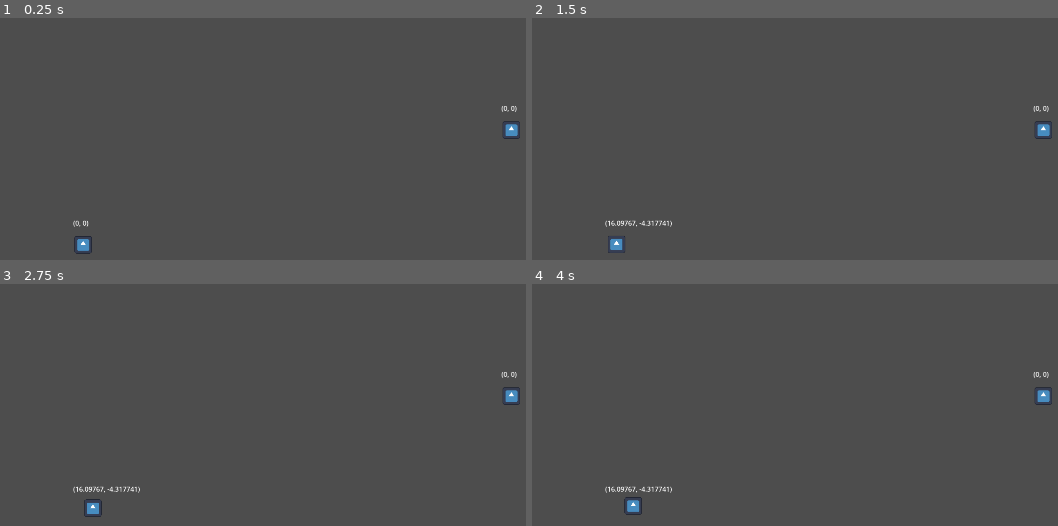
Above: before the commit, frames 1-4 (two rows, left to right).
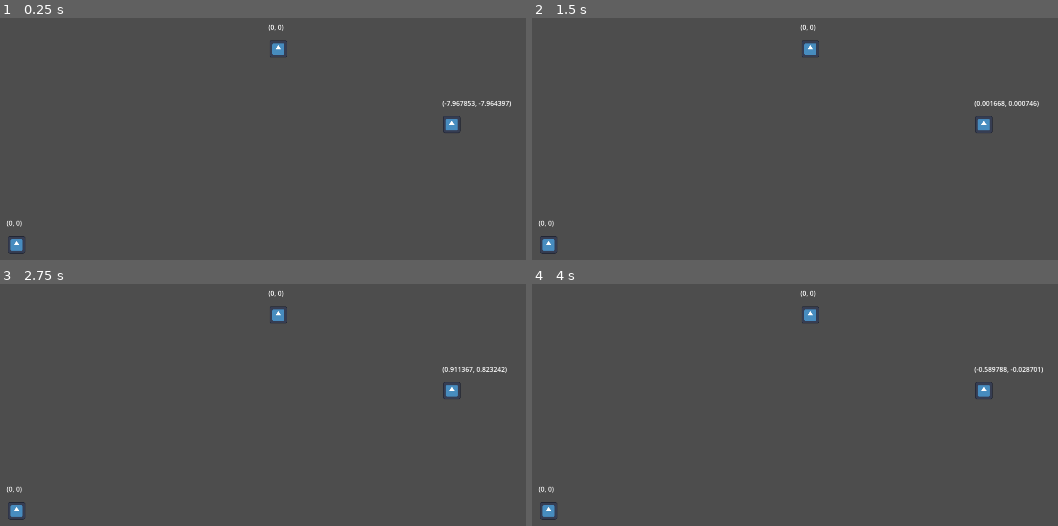
Above: after the commit, the same moments.

Repository: super-Colin/godot-physics-drag
Game: Godot game, scene res://game.tscn
Same seed, same stepped clock (60 frames per second), same inputs: the game is played once before the commit and once after it. The engine's default icon, where the game draws it, is replaced by a stand-in: a white triangle on a blue panel in a dark square.
Inputs (mouse positions are in pixels of both pictures, inside the frame that each line leads up to):
- Up to frame 1 (0.25 s): no input
- Up to frame 2 (1.5 s): move the mouse to (616, 245) at 0.52 s; press the mouse at (616, 245) at 0.53 s; move the mouse to (1042, 129) at 1.27 s; release the mouse at (1042, 129) at 1.28 s; click (1042, 129) at 1.35 s
- Up to frame 3 (2.75 s): move the mouse to (305, 368) at 2.02 s; press the mouse at (305, 368) at 2.03 s
- Up to frame 4 (4 s): move the mouse to (outside the picture) at 2.77 s; release the mouse at (outside the picture) at 2.78 s; click (outside the picture) at 2.85 s; move the mouse to (outside the picture) at 3.52 s; press the mouse at (outside the picture) at 3.53 s

The runs differ from the first frame. In frame 1, 1.1% of the frame differs, in the area x 1-99%, y 2-98%; in frame 2, 1.2%; in frame 3, 1.2%; in frame 4, 1.2%.

Commit message:
added chamber magnet bars

Diff:
--- a/barrel.tscn
+++ b/barrel.tscn
@@ -9,14 +9,14 @@
 [node name="Barrel" type="Node2D"]
 
 [node name="North" type="Area2D" parent="."]
-gravity_space_override = 3
+gravity_space_override = 1
 
 [node name="CollisionShape2D" type="CollisionShape2D" parent="North"]
 position = Vector2(0, -67)
 shape = SubResource("RectangleShape2D_aq3h7")
 
 [node name="North2" type="Area2D" parent="."]
-gravity_space_override = 3
+gravity_space_override = 1
 gravity = 400.0
 
 [node name="CollisionShape2D" type="CollisionShape2D" parent="North2"]
@@ -24,7 +24,7 @@
 shape = SubResource("RectangleShape2D_ods5d")
 
 [node name="South" type="Area2D" parent="."]
-gravity_space_override = 3
+gravity_space_override = 1
 gravity_point_center = Vector2(0, -1)
 gravity_direction = Vector2(0, -1)
 
@@ -33,7 +33,7 @@
 shape = SubResource("RectangleShape2D_aq3h7")
 
 [node name="South2" type="Area2D" parent="."]
-gravity_space_override = 3
+gravity_space_override = 1
 gravity_point_center = Vector2(0, -1)
 gravity_direction = Vector2(0, -1)
 gravity = 400.0
--- /dev/null
+++ b/chamber.tscn
@@ -0,0 +1,272 @@
+[gd_scene load_steps=7 format=3 uid="uid://wx8qryyffkhy"]
+
+[ext_resource type="PackedScene" uid="uid://dovba76u65cbw" path="res://particle.tscn" id="1_4712i"]
+
+[sub_resource type="RectangleShape2D" id="RectangleShape2D_gd7g0"]
+size = Vector2(502, 155)
+
+[sub_resource type="RectangleShape2D" id="RectangleShape2D_0wp3g"]
+size = Vector2(501.875, 77)
+
+[sub_resource type="RectangleShape2D" id="RectangleShape2D_8l4l2"]
+size = Vector2(468.938, 47.375)
+
+[sub_resource type="RectangleShape2D" id="RectangleShape2D_kcexp"]
+size = Vector2(336, 9.75)
+
+[sub_resource type="CircleShape2D" id="CircleShape2D_6x2m8"]
+radius = 69.5845
+
+[node name="Chamber" type="Node2D"]
+
+[node name="Walls" type="StaticBody2D" parent="."]
+
+[node name="CollisionPolygon2D" type="CollisionPolygon2D" parent="Walls"]
+polygon = PackedVector2Array(-387, -115, -7, -324, 130, -299, 231, -240, 298, -145, 332, -4, 309, 116, 235, 220, 143, 293, -3, 327, -395, 110, -1, 519, 566, 3, -9, -505)
+
+[node name="MagnetBar" type="Node2D" parent="."]
+position = Vector2(0, -94)
+metadata/_edit_group_ = true
+
+[node name="North" type="Area2D" parent="MagnetBar"]
+gravity_space_override = 1
+gravity = 1200.0
+linear_damp_space_override = 3
+linear_damp = 2.0
+angular_damp_space_override = 3
+angular_damp = 0.2
+
+[node name="CollisionShape2D" type="CollisionShape2D" parent="MagnetBar/North"]
+position = Vector2(0, -155)
+shape = SubResource("RectangleShape2D_gd7g0")
+
+[node name="North2" type="Area2D" parent="MagnetBar"]
+gravity_space_override = 1
+linear_damp_space_override = 3
+linear_damp = 2.0
+angular_damp_space_override = 3
+angular_damp = 0.2
+
+[node name="CollisionShape2D" type="CollisionShape2D" parent="MagnetBar/North2"]
+position = Vector2(0, -36.5)
+shape = SubResource("RectangleShape2D_0wp3g")
+
+[node name="North3" type="Area2D" parent="MagnetBar"]
+gravity_space_override = 1
+gravity = 400.0
+linear_damp_space_override = 3
+linear_damp = 2.0
+angular_damp_space_override = 3
+angular_damp = 0.2
+
+[node name="CollisionShape2D" type="CollisionShape2D" parent="MagnetBar/North3"]
+position = Vector2(0, 27.6875)
+shape = SubResource("RectangleShape2D_8l4l2")
+
+[node name="North4" type="Area2D" parent="MagnetBar"]
+gravity_space_override = 1
+gravity = 100.0
+linear_damp_space_override = 3
+linear_damp = 2.0
+angular_damp_space_override = 3
+angular_damp = 0.2
+
+[node name="CollisionShape2D" type="CollisionShape2D" parent="MagnetBar/North4"]
+position = Vector2(0, 59)
+shape = SubResource("RectangleShape2D_kcexp")
+
+[node name="MagnetBar2" type="Node2D" parent="."]
+position = Vector2(89, 0)
+rotation = 1.5708
+metadata/_edit_group_ = true
+
+[node name="North" type="Area2D" parent="MagnetBar2"]
+gravity_space_override = 1
+gravity_point_center = Vector2(-1, 0)
+gravity_direction = Vector2(-1, 0)
+gravity = 1200.0
+linear_damp_space_override = 3
+linear_damp = 2.0
+angular_damp_space_override = 3
+angular_damp = 0.2
+
+[node name="CollisionShape2D" type="CollisionShape2D" parent="MagnetBar2/North"]
+position = Vector2(0, -155)
+shape = SubResource("RectangleShape2D_gd7g0")
+
+[node name="North2" type="Area2D" parent="MagnetBar2"]
+gravity_space_override = 1
+gravity_point_center = Vector2(-1, 0)
+gravity_direction = Vector2(-1, 0)
+linear_damp_space_override = 3
+linear_damp = 2.0
+angular_damp_space_override = 3
+angular_damp = 0.2
+
+[node name="CollisionShape2D" type="CollisionShape2D" parent="MagnetBar2/North2"]
+position = Vector2(0, -36.5)
+shape = SubResource("RectangleShape2D_0wp3g")
+
+[node name="North3" type="Area2D" parent="MagnetBar2"]
+gravity_space_override = 1
+gravity_point_center = Vector2(-1, 0)
+gravity_direction = Vector2(-1, 0)
+gravity = 400.0
+linear_damp_space_override = 3
+linear_damp = 2.0
+angular_damp_space_override = 3
+angular_damp = 0.2
+
+[node name="CollisionShape2D" type="CollisionShape2D" parent="MagnetBar2/North3"]
+position = Vector2(0, 27.6875)
+shape = SubResource("RectangleShape2D_8l4l2")
+
+[node name="North4" type="Area2D" parent="MagnetBar2"]
+gravity_space_override = 1
+gravity_point_center = Vector2(-1, 0)
+gravity_direction = Vector2(-1, 0)
+gravity = 100.0
+linear_damp_space_override = 3
+linear_damp = 2.0
+angular_damp_space_override = 3
+angular_damp = 0.2
+
+[node name="CollisionShape2D" type="CollisionShape2D" parent="MagnetBar2/North4"]
+position = Vector2(-2.57924e-05, 59)
+shape = SubResource("RectangleShape2D_kcexp")
+
+[node name="MagnetBar3" type="Node2D" parent="."]
+position = Vector2(0, 95)
+rotation = 3.14159
+metadata/_edit_group_ = true
+
+[node name="North" type="Area2D" parent="MagnetBar3"]
+gravity_space_override = 1
+gravity_point_center = Vector2(0, -1)
+gravity_direction = Vector2(0, -1)
+gravity = 1200.0
+linear_damp_space_override = 3
+linear_damp = 2.0
+angular_damp_space_override = 3
+angular_damp = 0.2
+
+[node name="CollisionShape2D" type="CollisionShape2D" parent="MagnetBar3/North"]
+position = Vector2(0, -155)
+shape = SubResource("RectangleShape2D_gd7g0")
+
+[node name="North2" type="Area2D" parent="MagnetBar3"]
+gravity_space_override = 1
+gravity_point_center = Vector2(0, -1)
+gravity_direction = Vector2(0, -1)
+linear_damp_space_override = 3
+linear_damp = 2.0
+angular_damp_space_override = 3
+angular_damp = 0.2
+
+[node name="CollisionShape2D" type="CollisionShape2D" parent="MagnetBar3/North2"]
+position = Vector2(0, -36.5)
+shape = SubResource("RectangleShape2D_0wp3g")
+
+[node name="North3" type="Area2D" parent="MagnetBar3"]
+gravity_space_override = 1
+gravity_point_center = Vector2(0, -1)
+gravity_direction = Vector2(0, -1)
+gravity = 400.0
+linear_damp_space_override = 3
+linear_damp = 2.0
+angular_damp_space_override = 3
+angular_damp = 0.2
+
+[node name="CollisionShape2D" type="CollisionShape2D" parent="MagnetBar3/North3"]
+position = Vector2(0, 27.6875)
+shape = SubResource("RectangleShape2D_8l4l2")
+
+[node name="North4" type="Area2D" parent="MagnetBar3"]
+gravity_space_override = 1
+gravity_point_center = Vector2(0, -1)
+gravity_direction = Vector2(0, -1)
+gravity = 100.0
+linear_damp_space_override = 3
+linear_damp = 2.0
+angular_damp_space_override = 3
+angular_damp = 0.2
+
+[node name="CollisionShape2D" type="CollisionShape2D" parent="MagnetBar3/North4"]
+position = Vector2(1.80632e-05, 59)
+shape = SubResource("RectangleShape2D_kcexp")
+
+[node name="MagnetBar4" type="Node2D" parent="."]
+position = Vector2(-90, 0)
+rotation = -1.5708
+metadata/_edit_group_ = true
+
+[node name="North" type="Area2D" parent="MagnetBar4"]
+gravity_space_override = 1
+gravity_point_center = Vector2(1, 0)
+gravity_direction = Vector2(1, 0)
+gravity = 1200.0
+linear_damp_space_override = 3
+linear_damp = 2.0
+angular_damp_space_override = 3
+angular_damp = 0.2
+
+[node name="CollisionShape2D" type="CollisionShape2D" parent="MagnetBar4/North"]
+position = Vector2(0, -155)
+shape = SubResource("RectangleShape2D_gd7g0")
+
+[node name="North2" type="Area2D" parent="MagnetBar4"]
+gravity_space_override = 1
+gravity_point_center = Vector2(1, 0)
+gravity_direction = Vector2(1, 0)
+linear_damp_space_override = 3
+linear_damp = 2.0
+angular_damp_space_override = 3
+angular_damp = 0.2
+
+[node name="CollisionShape2D" type="CollisionShape2D" parent="MagnetBar4/North2"]
+position = Vector2(0, -36.5)
+shape = SubResource("RectangleShape2D_0wp3g")
+
+[node name="North3" type="Area2D" parent="MagnetBar4"]
+gravity_space_override = 1
+gravity_point_center = Vector2(1, 0)
+gravity_direction = Vector2(1, 0)
+gravity = 400.0
+linear_damp_space_override = 3
+linear_damp = 2.0
+angular_damp_space_override = 3
+angular_damp = 0.2
+
+[node name="CollisionShape2D" type="CollisionShape2D" parent="MagnetBar4/North3"]
+position = Vector2(0, 27.6875)
+shape = SubResource("RectangleShape2D_8l4l2")
+
+[node name="North4" type="Area2D" parent="MagnetBar4"]
+gravity_space_override = 1
+gravity_point_center = Vector2(1, 0)
+gravity_direction = Vector2(1, 0)
+gravity = 100.0
+linear_damp_space_override = 3
+linear_damp = 2.0
+angular_damp_space_override = 3
+angular_damp = 0.2
+
+[node name="CollisionShape2D" type="CollisionShape2D" parent="MagnetBar4/North4"]
+position = Vector2(0, 58.125)
+shape = SubResource("RectangleShape2D_kcexp")
+
+[node name="Area2D" type="Area2D" parent="."]
+gravity_space_override = 1
+gravity_point = true
+gravity_point_center = Vector2(0, 0)
+gravity_direction = Vector2(0, 0)
+gravity = 100.0
+linear_damp_space_override = 1
+linear_damp = 0.5
+
+[node name="CollisionShape2D" type="CollisionShape2D" parent="Area2D"]
+shape = SubResource("CircleShape2D_6x2m8")
+debug_color = Color(0.853005, 0.255267, 0.674191, 0.42)
+
+[node name="Particle" parent="." instance=ExtResource("1_4712i")]
+position = Vector2(1, 1)
--- /dev/null
+++ b/fusion_explosion.tscn
@@ -0,0 +1,43 @@
+[gd_scene load_steps=8 format=3 uid="uid://cdirysn3rm02g"]
+
+[sub_resource type="Curve" id="Curve_jouus"]
+_data = [Vector2(0.310056, 1), 0.0, -0.247708, 0, 0, Vector2(1, 0.470449), -2.80166, 0.0, 0, 0]
+point_count = 2
+
+[sub_resource type="CurveTexture" id="CurveTexture_ufjo2"]
+curve = SubResource("Curve_jouus")
+
+[sub_resource type="Gradient" id="Gradient_fr0py"]
+offsets = PackedFloat32Array(0, 0.697368, 1)
+colors = PackedColorArray(1, 0, 0, 1, 1, 0.843137, 0, 1, 0.198917, 0.161163, 0, 1)
+
+[sub_resource type="GradientTexture1D" id="GradientTexture1D_wyp02"]
+gradient = SubResource("Gradient_fr0py")
+
+[sub_resource type="Curve" id="Curve_o1yuw"]
+_data = [Vector2(0, 1), 0.0, 0.0, 0, 0, Vector2(1, 0), -0.0267261, 0.0, 0, 0]
+point_count = 2
+
+[sub_resource type="CurveTexture" id="CurveTexture_qt1ug"]
+curve = SubResource("Curve_o1yuw")
+
+[sub_resource type="ParticleProcessMaterial" id="ParticleProcessMaterial_23gjr"]
+particle_flag_disable_z = true
+spread = 180.0
+initial_velocity_min = 181.82
+initial_velocity_max = 272.73
+gravity = Vector3(0, 0, 0)
+radial_accel_min = 100.0
+radial_accel_max = 100.0
+scale_min = 10.0
+scale_max = 14.0
+scale_curve = SubResource("CurveTexture_qt1ug")
+color_ramp = SubResource("GradientTexture1D_wyp02")
+alpha_curve = SubResource("CurveTexture_ufjo2")
+
+[node name="FusionExplosion" type="GPUParticles2D"]
+amount = 64
+process_material = SubResource("ParticleProcessMaterial_23gjr")
+explosiveness = 1.0
+randomness = 0.24
+fixed_fps = 4
--- a/game.tscn
+++ b/game.tscn
@@ -1,25 +1,28 @@
-[gd_scene load_steps=4 format=3 uid="uid://bwifno7yakkyh"]
+[gd_scene load_steps=5 format=3 uid="uid://bwifno7yakkyh"]
 
 [ext_resource type="PackedScene" uid="uid://bffwl3d1bs1bh" path="res://cannon.tscn" id="1_5pc3s"]
 [ext_resource type="PackedScene" uid="uid://cu1j8cej1pmx4" path="res://barrel.tscn" id="3_rsftv"]
+[ext_resource type="PackedScene" uid="uid://wx8qryyffkhy" path="res://chamber.tscn" id="4_wlflx"]
 [ext_resource type="PackedScene" uid="uid://dovba76u65cbw" path="res://particle.tscn" id="4_wutqv"]
 
 [node name="Game" type="Node2D"]
 
 [node name="Cannon" parent="." instance=ExtResource("1_5pc3s")]
-position = Vector2(575, 536)
+position = Vector2(415, 536)
 
 [node name="MainCamera" type="Camera2D" parent="."]
 position = Vector2(962, 536)
 
 [node name="Barrel" parent="." instance=ExtResource("3_rsftv")]
-position = Vector2(1228, 358)
+position = Vector2(968, 358)
 
 [node name="Particle" parent="." instance=ExtResource("4_wutqv")]
-position = Vector2(620, 640)
+position = Vector2(460, 640)
 weight = 1.0
 isTarget = false
 
+[node name="Chamber" parent="." instance=ExtResource("4_wlflx")]
+position = Vector2(1506, 351)
+
 [node name="Particle2" parent="." instance=ExtResource("4_wutqv")]
-position = Vector2(1649, 364)
-weight = 1.0
+position = Vector2(1089, 169)
--- a/nucleus.gd
+++ b/nucleus.gd
@@ -5,7 +5,11 @@
 var hoveredOn = false
 
 
-
+func fuse(scaleUp):
+	$'.'.mass *= scaleUp
+	$Hitbox.scale *= scaleUp
+	$Icon.scale *= scaleUp
+	$FusionExplosion.emitting = true
 
 func _ready() -> void:
 	$'.'.set_pickable(true) # SUPER IMPORTANT!!! Mouse entered/exited won't trigger without this!
--- a/nucleus.tscn
+++ b/nucleus.tscn
@@ -1,7 +1,8 @@
-[gd_scene load_steps=9 format=3 uid="uid://bftm4dync3qdl"]
+[gd_scene load_steps=10 format=3 uid="uid://bftm4dync3qdl"]
 
 [ext_resource type="Script" path="res://nucleus.gd" id="1_6wc5g"]
 [ext_resource type="Texture2D" uid="uid://dms0l36kd4vhn" path="res://icon.svg" id="2_b3stg"]
+[ext_resource type="PackedScene" uid="uid://cdirysn3rm02g" path="res://fusion_explosion.tscn" id="2_bo7t8"]
 
 [sub_resource type="CircleShape2D" id="CircleShape2D_802ga"]
 radius = 29.0
@@ -39,7 +40,10 @@
 [node name="Hitbox" type="CollisionShape2D" parent="."]
 shape = SubResource("CircleShape2D_802ga")
 
-[node name="GPUParticles2D" type="GPUParticles2D" parent="."]
+[node name="FusionExplosion" parent="." instance=ExtResource("2_bo7t8")]
+emitting = false
+
+[node name="ParticleTrail" type="GPUParticles2D" parent="."]
 amount = 64
 process_material = SubResource("ParticleProcessMaterial_xu1ul")
 
--- a/particle.gd
+++ b/particle.gd
@@ -4,10 +4,10 @@
 
 
 
-@export var weight = 0.1
+@export var weight = 0.1 # only for setting in on ready, use %Nucleus.mass as the source of truth
 @export var isTarget = true
 
-var mousePull = 1000.0
+var mousePull = 2000.0
 
 
 
@@ -22,6 +22,7 @@
 		Globals.particleRef = $'.'
 	%Nucleus.mass = weight
 	%Nucleus.body_entered.connect(handleCollision)
+	$Nucleus/FusionExplosion.one_shot = true
 
 
 #func handleCollision(rid, body, bodyIndex, shapeIndex):
@@ -30,12 +31,17 @@
 		return
 	print("collision: ", body)
 	if "mass" in body:
-		#print("weight : ", body.mass)
+		#print("weight : ", body.mass, %Nucleus.mass)
 		if isEnoughForFusion(body):
 			print("bam!")
 			$'.'.queue_free()
-			body.get_parent().queue_free()
+			#body.get_parent().fuse()
+			body.fuse(1.5)
 
+#func fuse():
+	#$Nucleus/FusionExplosion.emitting = true
+	#$'.'.scale *= 2.0
+	#$Nucleus.scale *= 2.0
 
 func isEnoughForFusion(body:Node)->bool:
 	#var selfEnergy = %Nucleus.linear_velocity * %Nucleus.mass
Not shown, added: z_notes.txt
